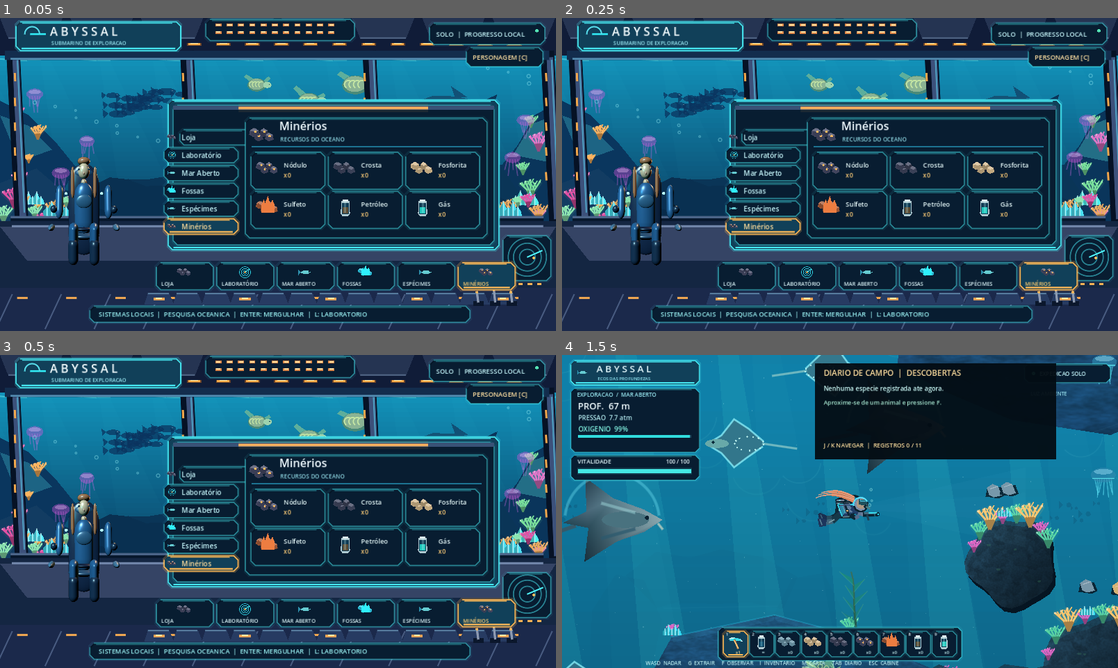
Above: before the commit, frames 1-4 (two rows, left to right).
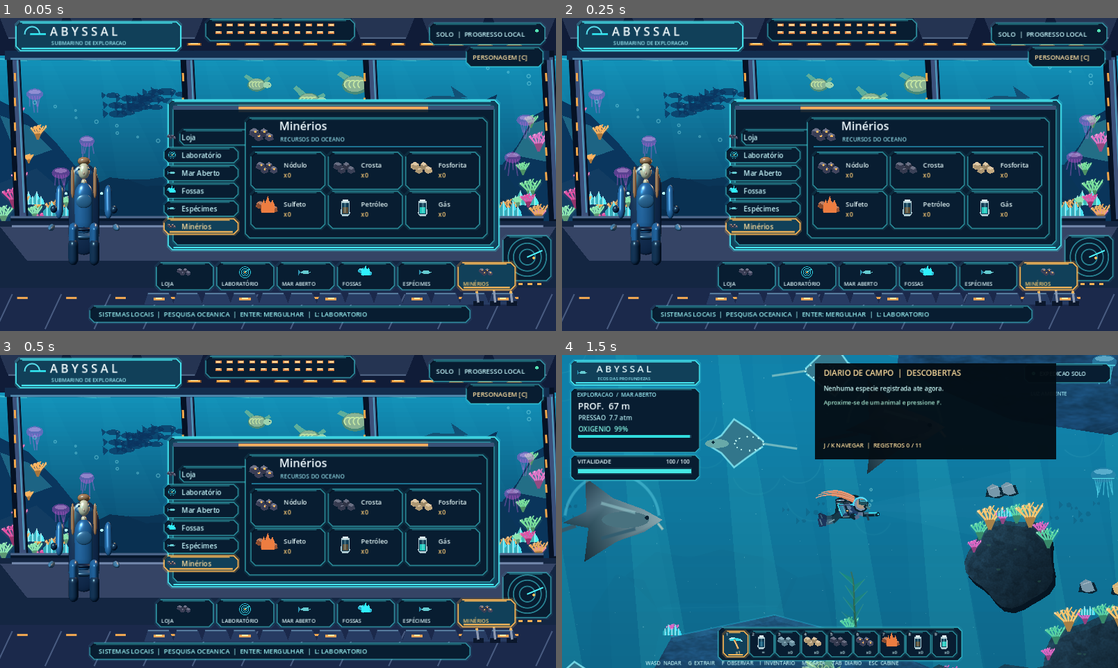
Above: after the commit, the same moments.

Repository: Esaneto/Abyssal-Godot
Game: Godot game, scene res://scenes/main.tscn
Two runs of this game, one before a commit and one after it. Both use one fixed random seed, a clock stepped at 60 frames per second and the inputs below.
Inputs (mouse positions are in pixels of both pictures, inside the frame that each line leads up to):
- Up to frame 1 (0.05 s): no input
- Up to frame 2 (0.25 s): no input
- Up to frame 3 (0.5 s): no input
- Up to frame 4 (1.5 s): tap Enter at 0.5 s; move the mouse to (962, 495) at 0.52 s; hold D (move_right) 0.53-1.25 s; tap V at 0.6 s; click (962, 495) at 0.67 s; tap Space at 0.77, 1.07 s; tap Tab at 0.8 s; drag from (728, 527) to (812, 574) at 1.27 s

The runs differ from the first frame. In frame 1, 0.2% of the frame differs, in the area x 8-22%, y 45-79%; in frame 2, 0.2%; in frame 3, 0.2%; in frame 4, nothing differs.

Commit message:
Switch Mar Aberto to live streamed 3D visuals; retain 2D collision, HUD and V fallback

Diff:
--- a/scripts/ocean_expedition.gd
+++ b/scripts/ocean_expedition.gd
@@ -8,6 +8,7 @@
 const Art = preload("res://scripts/cinematic_art.gd")
 const ReefArt = preload("res://scripts/native_reef_art.gd")
 const NativeHUD = preload("res://scripts/native_ocean_hud.gd")
+const Ocean3D = preload("res://scripts/visuals3d/ocean_renderer.gd")
 
 const MAP_W := 24000.0
 const MAP_H := 21000.0
@@ -36,6 +37,8 @@
 	Vector2(21700.0, 6100.0)
 ]
 
+var cinematic_3d: Node
+var visual_3d_enabled := true
 var diver: CharacterBody2D
 var camera: Camera2D
 var discovered: Dictionary = {}
@@ -70,6 +73,9 @@
 	for arch in PASSAGE_ARCHES:
 		_build_arch_collision(arch)
 	_build_reef_collision()
+	cinematic_3d = Ocean3D.new()
+	cinematic_3d.name = "Native3DOcean"
+	add_child(cinematic_3d)
 	diver = DiverScript.new()
 	diver.name = "Mergulhador"
 	diver.position = SPAWN
@@ -154,6 +160,7 @@
 		# Appearance is a shared local paper-doll, separate from equipment bonuses.
 		diver.set_appearance(progress.appearance_snapshot())
 	diver.recover()
+	diver.visible = not visual_3d_enabled
 	field_guide_open = false
 	inventory_open = false
 	chart_open = false
@@ -171,6 +178,8 @@
 func _process(delta: float) -> void:
 	if not active:
 		return
+	if cinematic_3d != null and visual_3d_enabled:
+		cinematic_3d.call("synchronize",self,delta)
 	time_s += delta
 	sky_time += delta
 	_update_nearest()
@@ -190,7 +199,11 @@
 	if not active:
 		return
 	if event is InputEventKey and event.pressed and not event.echo:
-		if event.keycode == KEY_TAB:
+		if event.keycode == KEY_V:
+			visual_3d_enabled = not visual_3d_enabled
+			diver.visible = not visual_3d_enabled
+			queue_redraw()
+		elif event.keycode == KEY_TAB:
 			field_guide_open = not field_guide_open
 			inventory_open = false
 			chart_open = false
@@ -374,6 +387,13 @@
 
 func _draw() -> void:
 	if not active:
+		return
+	if visual_3d_enabled and cinematic_3d != null:
+		var center: Vector2 = camera.get_screen_center_position()
+		var frame: Texture2D = cinematic_3d.call("texture")
+		if frame != null:
+			draw_texture_rect(frame,Rect2(center-Vector2(703.0,396.0),Vector2(1406.0,792.0)),false)
+		_draw_hud()
 		return
 	var area := _visible_bounds()
 	_draw_water(area)
--- a/scripts/visuals3d/ocean_renderer.gd
+++ b/scripts/visuals3d/ocean_renderer.gd
@@ -18,7 +18,7 @@
 var environment_node: WorldEnvironment
 var last_sector := Vector2i(9999,9999)
 var t := 0.0
-var world: Node2D
+var world
 var points: Array[Node3D] = []
 var dust: Array[Node3D] = []
 var build_counter := 0
@@ -95,8 +95,8 @@
 	environment_node.environment.fog_light_color = water_color
 	environment_node.environment.fog_density = lerpf(0.034,0.012,attenuation)
 	swimmer.position = _from_game(diver_pos,center,0.9)
-	swimmer.set_appearance(world.diver.appearance)
-	swimmer.animate(t,true,world.diver.velocity.length()>8.0,world.diver.is_facing_right)
+	swimmer.call("set_appearance",world.diver.appearance)
+	swimmer.call("animate",t,true,world.diver.velocity.length()>8.0,world.diver.is_facing_right)
 	spot.position = swimmer.position + Vector3(0,0,2.2)
 	spot.rotation_degrees = Vector3(0,0,0)
 	var sector := Vector2i(int(floor(center.x/420.0)),int(floor(center.y/420.0)))
@@ -235,7 +235,7 @@
 		var size_factor := maxf(length_px/104.0,0.42)
 		active_animal.scale = Vector3.ONE*(size_factor*0.72)
 		active_animal.scale.x *= float(specimen["dir"])
-		active_animal.animate(t)
+		active_animal.call("animate",t)
 
 func _build_particles() -> void:
 	for i in range(95):
